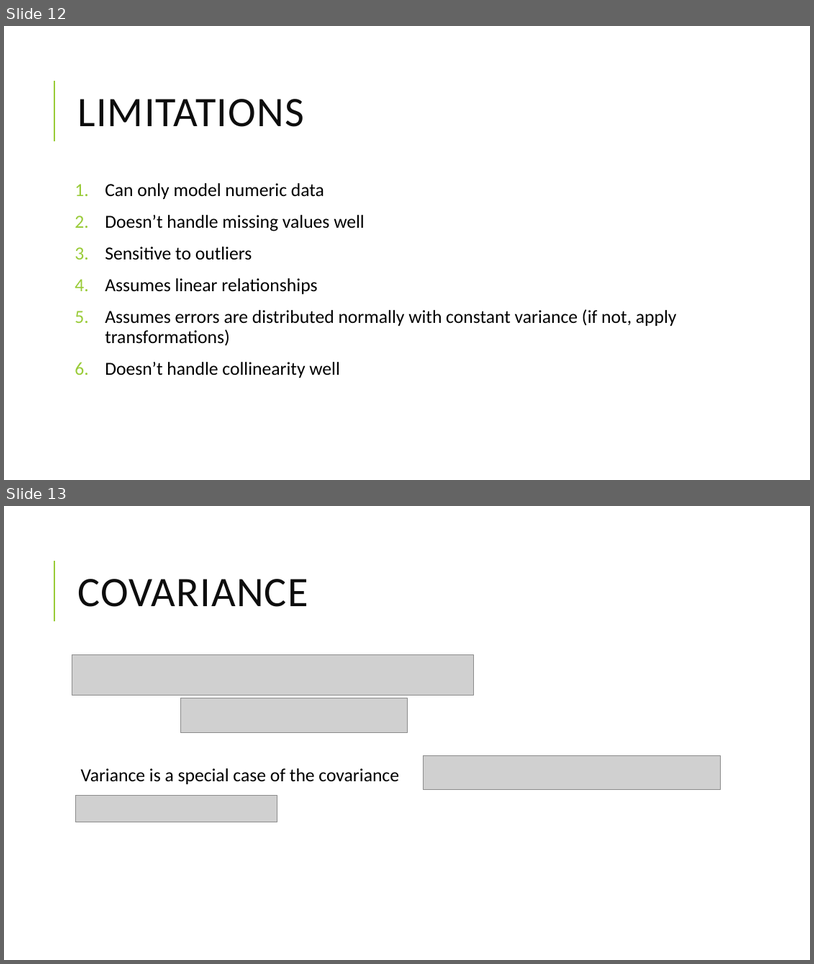
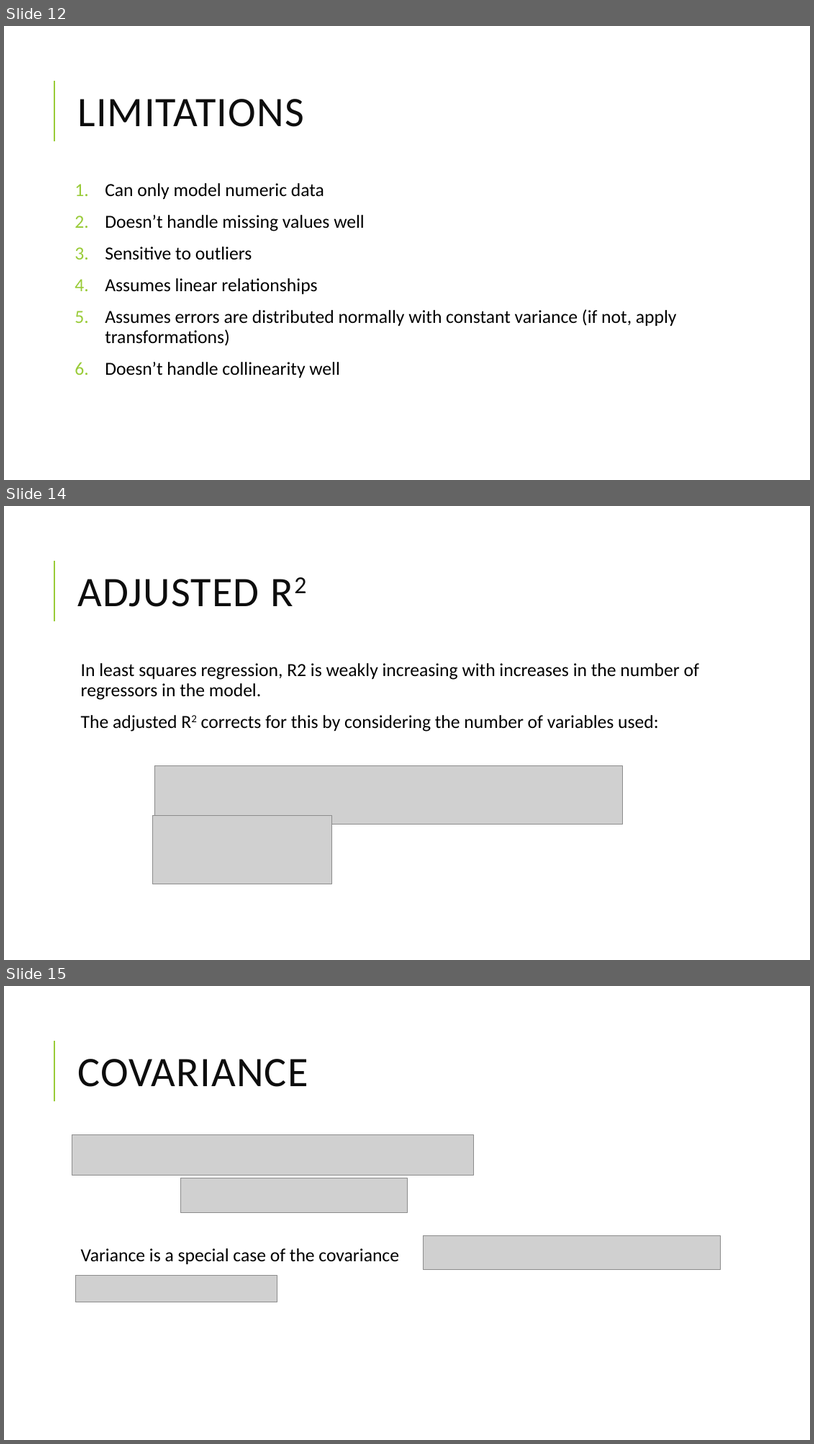
Before and after one commit to yaniv63/applied-data-science, a slide deck: Applied Data Science - Regression.pptx. Shown one above the other, each under a label of ours: slides 12 and 13 before the commit, slides 12, 14 and 15 after it; the slides between them are not shown. The pictures are 814x964 and 814x1444 pixels, drawn with LibreOffice and Linux fonts; fonts in the diff are those of the drawing; grey boxes stand for pictures. Boxes give left, top, right and bottom in pixels: in the first picture for what was removed or moved away, otherwise in the second. Text is boxed around its words. In the diff, an @@ line names an element or a change of style, - is before the commit and + after.

```diff
--- a/Applied Data Science - Regression.pptx
+++ b/Applied Data Science - Regression.pptx
@@ slide 14 added at <box>4,506,810,960</box>, background #FFFFFF; not listed: 1 template element that a slide beside it also shows @@
@@ title added at <box>77,579,306,676</box>, 50 pt, text #0D0D0D @@
+ADJUSTED R2
@@ text added at <box>81,663,700,731</box>, 22 pt, text #000000 @@
+  In least squares regression, R2 is weakly increasing with increases in the number of regressors in the model.
+  The adjusted R2 corrects for this by considering the number of variables used:
@@ picture added at <box>154,765,623,824</box> @@
@@ picture added at <box>153,815,332,884</box> @@
@@ what was slide 13 is now slide 15 @@
```
Also in this commit, not shown: 1 slide changed, 1 other slide added, 6 other files.
